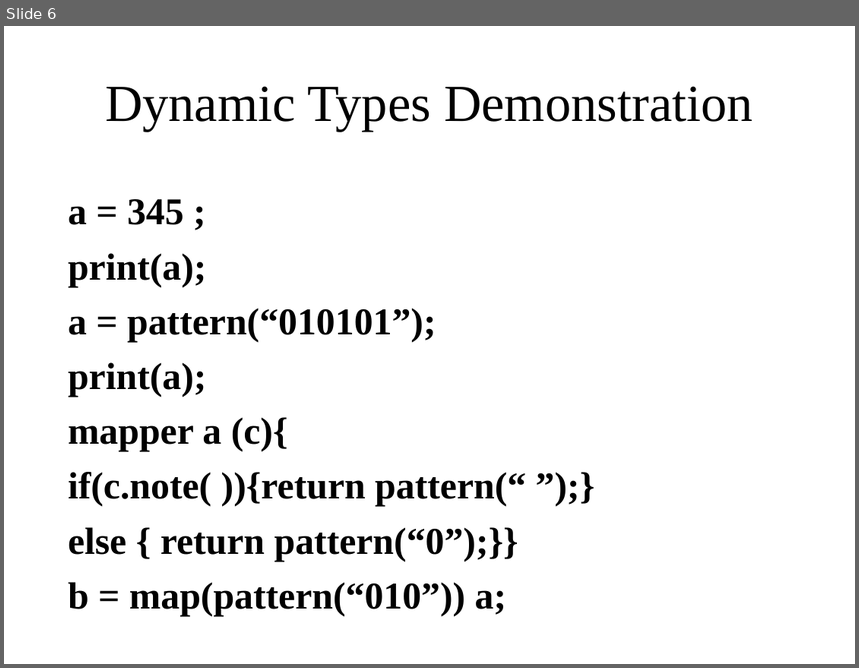
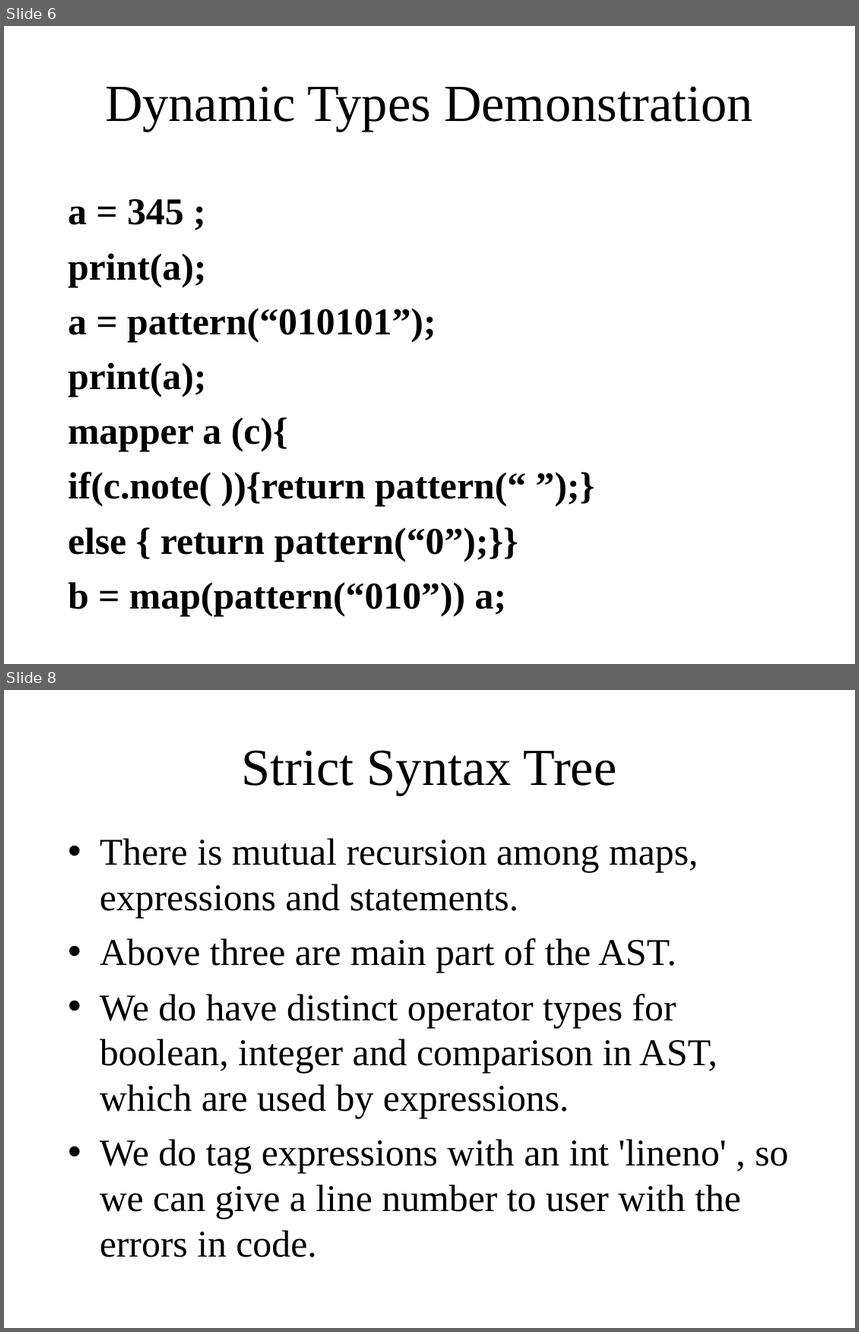
Before and after one commit to waseemilahi/drul, a slide deck: Presentation/Part3.ppt. Shown one above the other, each under a label of ours: slide 6 before the commit, slides 6 and 8 after it; the slides between them are not shown. The pictures are 859x668 and 859x1332 pixels, drawn with LibreOffice and Linux fonts; fonts in the diff are those of the drawing. Boxes give left, top, right and bottom in pixels: in the first picture for what was removed or moved away, otherwise in the second. Text is boxed around its words. In the diff, an @@ line names an element or a change of style, - is before the commit and + after.

```diff
--- a/Presentation/Part3.ppt
+++ b/Presentation/Part3.ppt
@@ slide 8 added at [4,690,855,1328], background #FFFFFF @@
@@ title added at [242,750,617,795], 44 pt, text #000000 @@
+Strict Syntax Tree
@@ text added at [100,838,788,1258], 32 pt, text #000000 @@
+• There is mutual recursion among maps, expressions and statements.
+• Above three are main part of the AST.
+• We do have distinct operator types for boolean, integer and comparison in AST, which are used by expressions.
+• We do tag expressions with an int 'lineno' , so we can give a line number to user with the errors in code.
```
Also in this commit, not shown: 2 other slides added.
